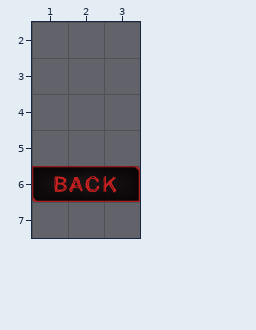
Tiled map (JSON): Cosmic Crusader/Cosmic Crusader/Textures/Levels/Scenes/Main Menu.tmj. The picture above is the old version.
Cells are 64x64 px. Shown: x 1..3, y 2..7.
The result:
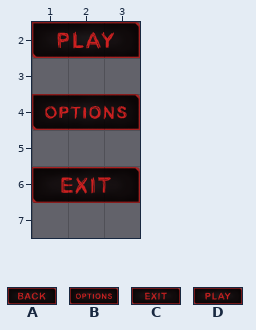
Key: from "Main Menu": A 0 "Back Button", B 6 "Options Button", C 10 "Exit Button", D 12 "Play Button".
Objects are placed by their top-left corner, in cells (3,4 is the top-left corner of cell 3,4); size is 1x1 cell unless given.
The edit:
Layer "Click Buttons":
A new object: D "Play Button" at 1,2 size 3x1.
A new object: B "Options Button" at 1,4 size 3x1.
A new object: C "Exit Button" at 1,6 size 3x1.
Object A "Back Button" at 1,6 size 3x1 is removed.
